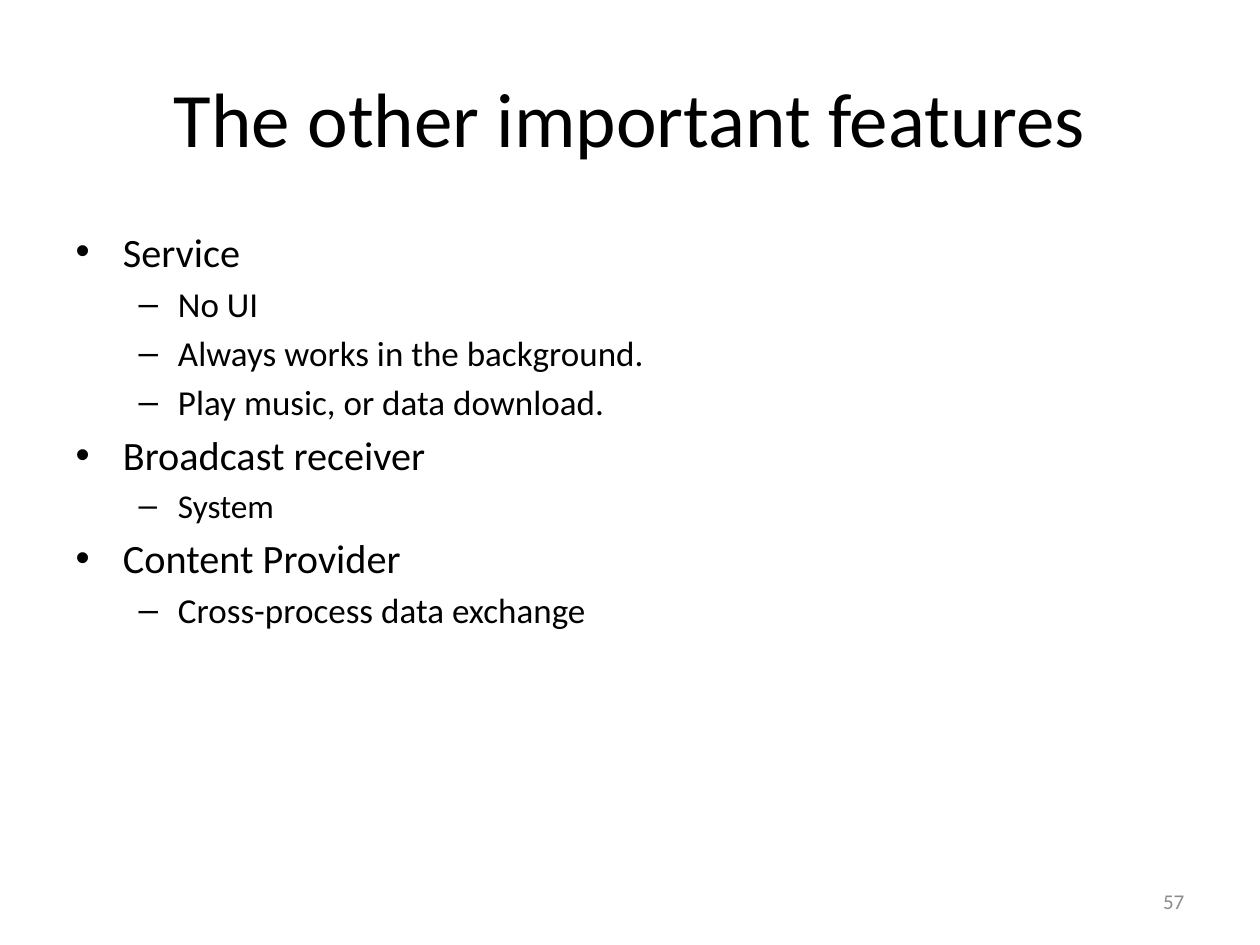
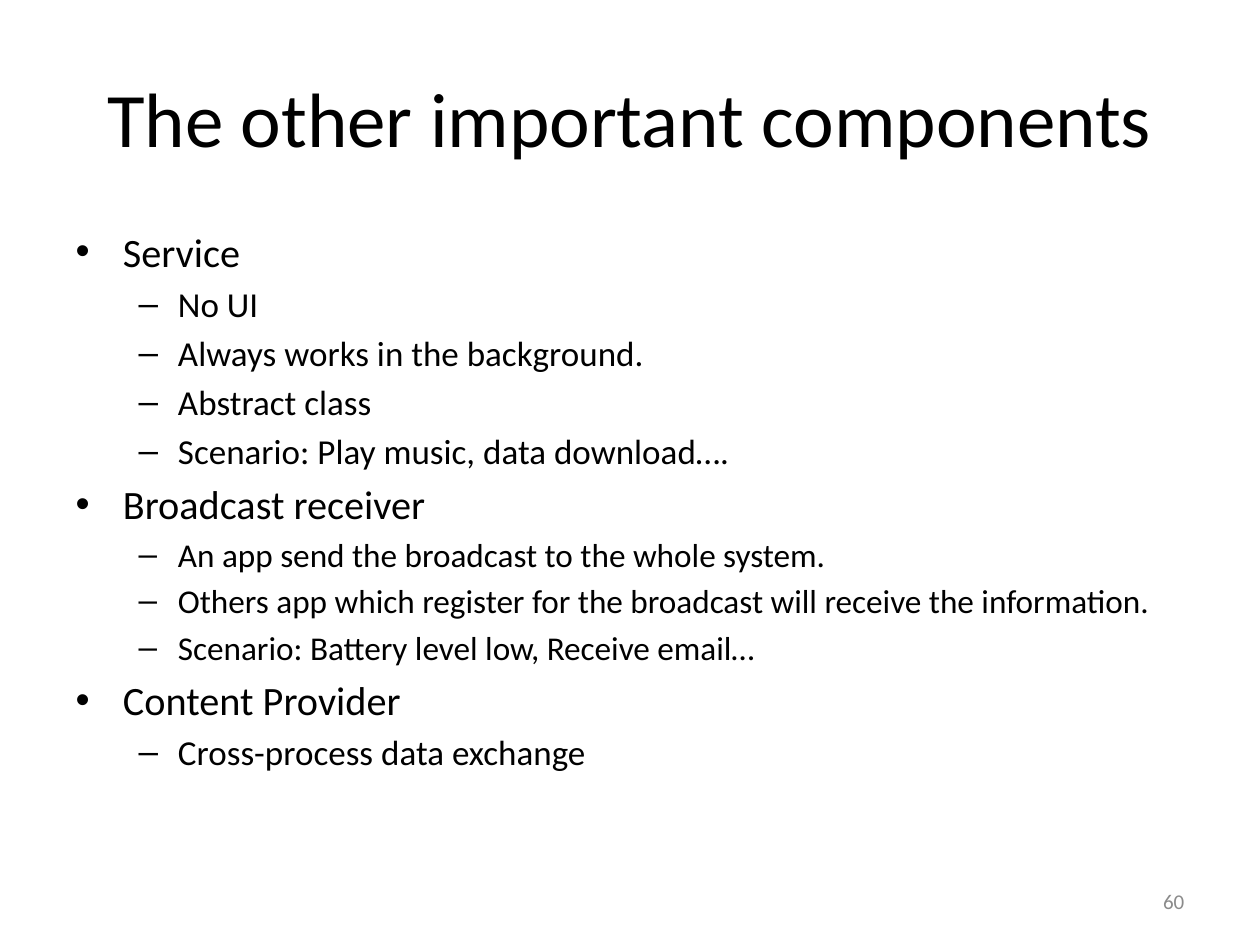
Before and after one commit to hs9021401/FIT_Android, a slide deck: slide 60 of The introduction of Android.pptx (slide 57 before the commit). Drawn at 1260x945 pixels with LibreOffice and Linux fonts; fonts in the diff are those of the drawing. Boxes give left, top, right and bottom in pixels: in the first picture for what was removed or moved away, otherwise in the second. Text is boxed around its words. In the diff, an @@ line names an element or a change of style, - is before the commit and + after.

```diff
--- a/The introduction of Android.pptx
+++ b/The introduction of Android.pptx
@@ title at <box>107,93,1151,160</box>: text changed @@
-The other important features
+The other important components
@@ text at <box>178,390,729,470</box>: text changed @@
-  – Play music, or data download.
+  – Abstract class
+  – Scenario: Play music, data download….
@@ text at <box>178,544,1148,666</box>: text changed @@
-  – System
+  – An app send the broadcast to the whole system.
+  – Others app which register for the broadcast will receive the information.
+  – Scenario: Battery level low, Receive email…
@@ page number at <box>1163,895,1184,909</box>: text changed @@
-57
+60
```
Also in this commit, not shown: 16 other slides changed, 3 slides added, 2 other files.
